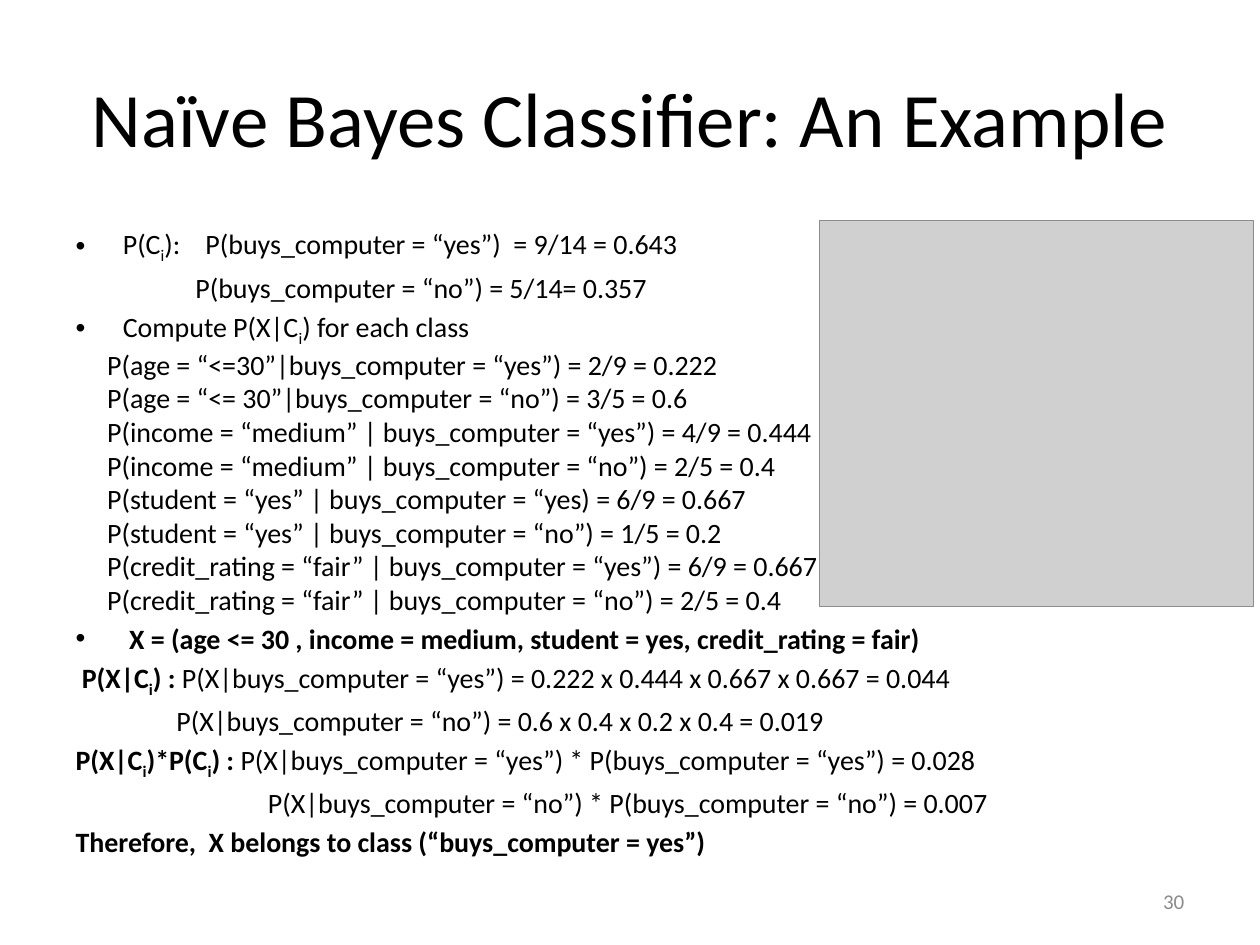
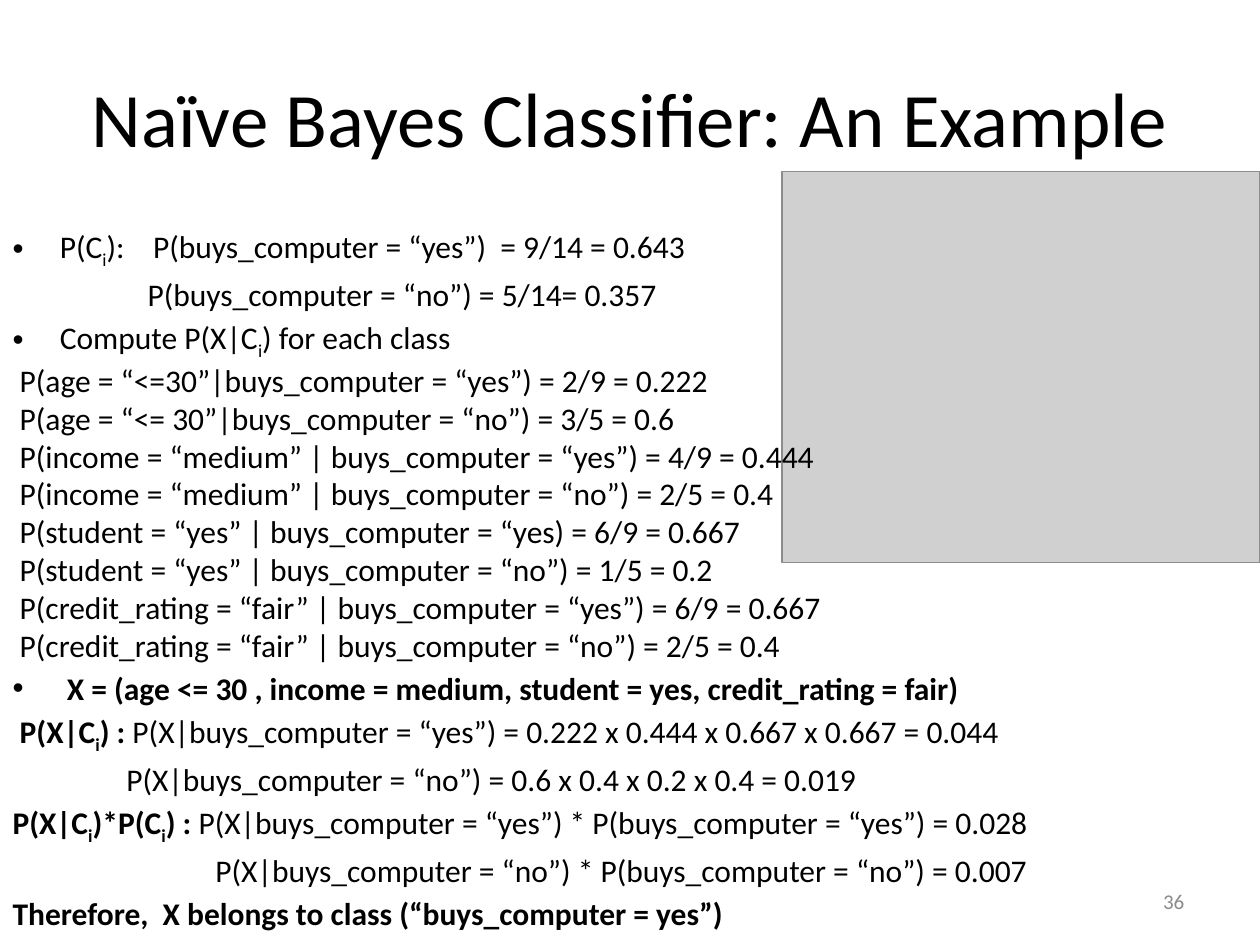
Before and after one commit to mjiang89/mjiang89.github.io, a slide deck: slide 36 of teaching/CS412Summer17-Chapter8.pptx (slide 30 before the commit). Drawn at 1260x945 pixels with LibreOffice and Linux fonts; fonts in the diff are those of the drawing; grey boxes stand for pictures. Boxes give left, top, right and bottom in pixels: in the first picture for what was removed or moved away, otherwise in the second. Text is boxed around its words. In the diff, an @@ line names an element or a change of style, - is before the commit and + after.

```diff
--- a/teaching/CS412Summer17-Chapter8.pptx
+++ b/teaching/CS412Summer17-Chapter8.pptx
@@ picture: place and size @@
-picture at (819, 220, 1254, 606)
+picture at (782, 171, 1260, 562)
@@ text "P(Ci): P(buys_computer = “yes”) = ...": place and size @@
-text "P(Ci): P(buys_computer = “yes”) = ..." at (76, 233, 988, 857)
+text "P(Ci): P(buys_computer = “yes”) = ..." at (13, 235, 1027, 931)
@@ text "P(Ci): P(buys_computer = “yes”) = ..." at (13, 235, 1027, 931): size 16 to 18 pt @@
@@ page number at (1163, 895, 1184, 909): text changed @@
-30
+36
```
Also in this commit, not shown: 22 other slides changed, 6 slides added, 2 other files.
